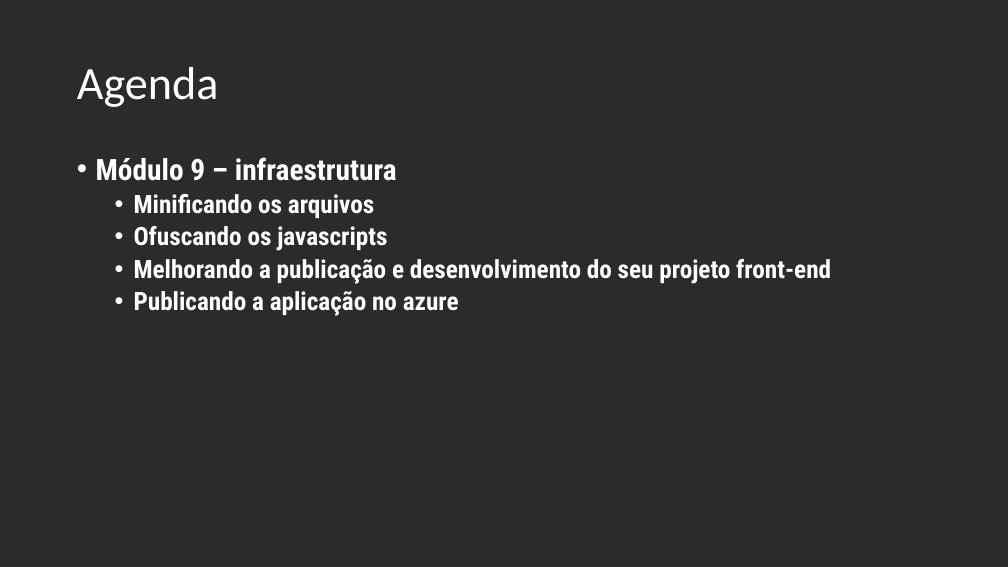
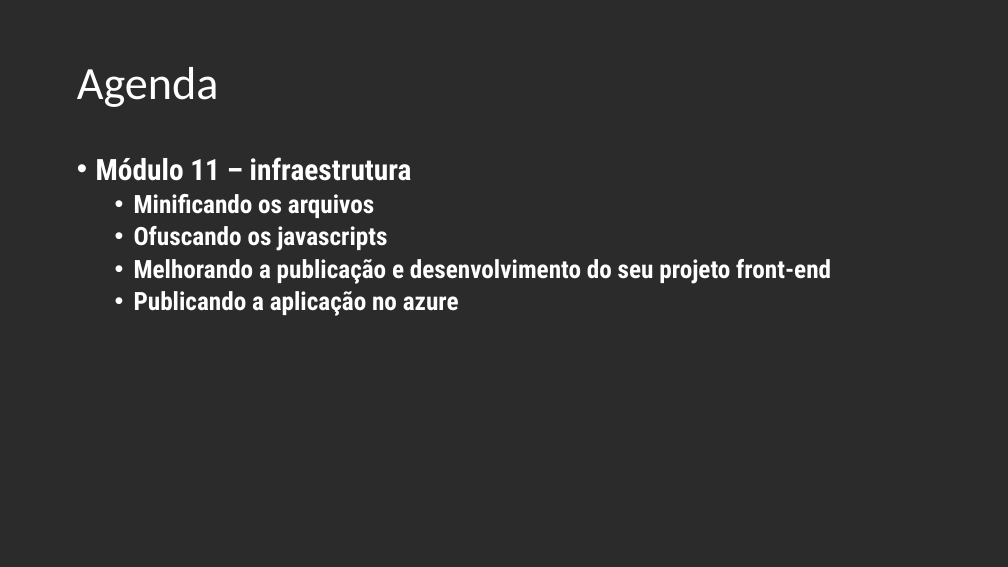
Before and after one commit to andrebaltieri/5500, a slide deck: slide 14 of Apresentações/Modulo 1/M01A01.pptx (slide 12 before the commit). Drawn at 1008x567 pixels with LibreOffice and Linux fonts; fonts in the diff are those of the drawing; background and template pictures are left out; a plain dark background stands for a picture behind light text. Boxes give left, top, right and bottom in pixels: in the first picture for what was removed or moved away, otherwise in the second. Text is boxed around its words. In the diff, an @@ line names an element or a change of style, - is before the commit and + after.

```diff
--- a/Apresentações/Modulo 1/M01A01.pptx
+++ b/Apresentações/Modulo 1/M01A01.pptx
@@ text at [96,157,412,181]: text changed @@
-• Módulo 9 – infraestrutura
+• Módulo 11 – infraestrutura
```
Also in this commit, not shown: 5 other slides changed, 2 slides added, 38 other files.
